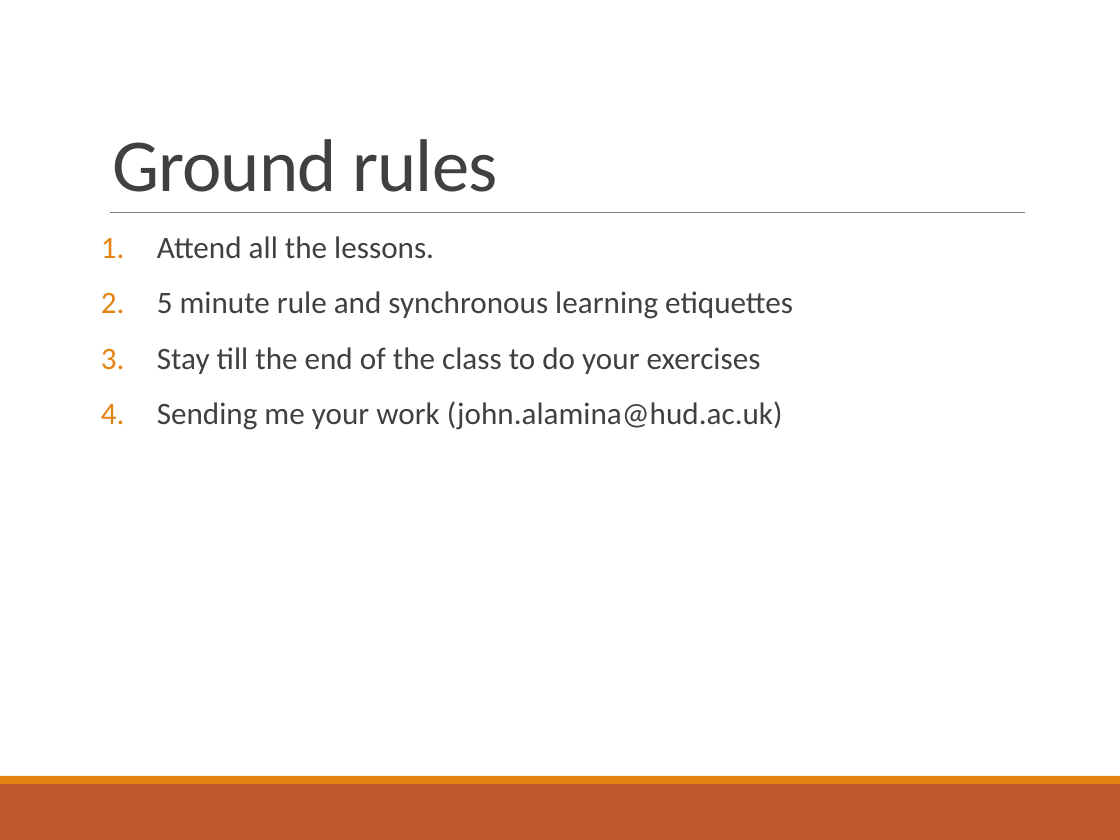
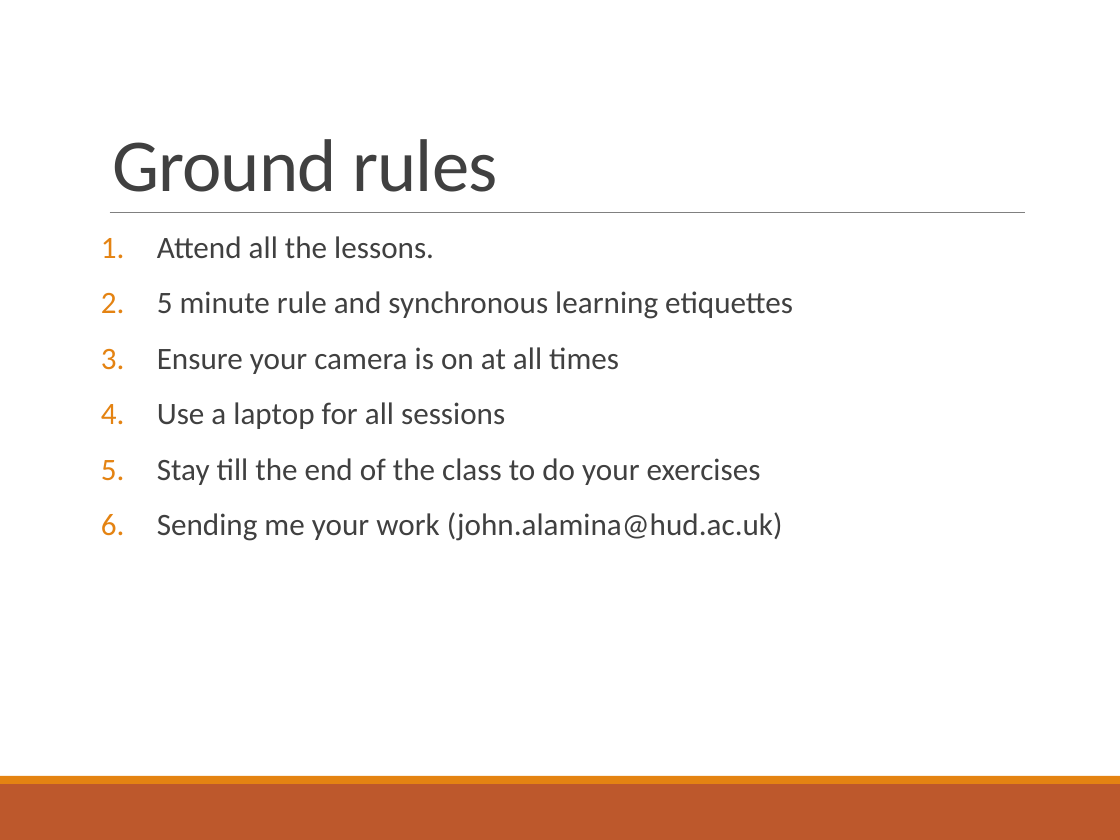
Before and after one commit to deeperj/dillinger, a slide deck: slide 3 of thesis/ukapp2/wqu_isc/sofware_design/Lesson 1 - Java.pptx. Drawn at 1120x840 pixels with LibreOffice and Linux fonts; fonts in the diff are those of the drawing. Boxes give left, top, right and bottom in pixels: in the first picture for what was removed or moved away, otherwise in the second. Text is boxed around its words. In the diff, an @@ line names an element or a change of style, - is before the commit and + after.

```diff
--- a/thesis/ukapp2/wqu_isc/sofware_design/Lesson 1 - Java.pptx
+++ b/thesis/ukapp2/wqu_isc/sofware_design/Lesson 1 - Java.pptx
@@ text at bbox=[157, 347, 619, 429]: paragraphs added @@
+3. Ensure your camera is on at all times
+4. Use a laptop for all sessions
```
Also in this commit, not shown: 4 other slides changed, 3 slides added, 3 other files.
